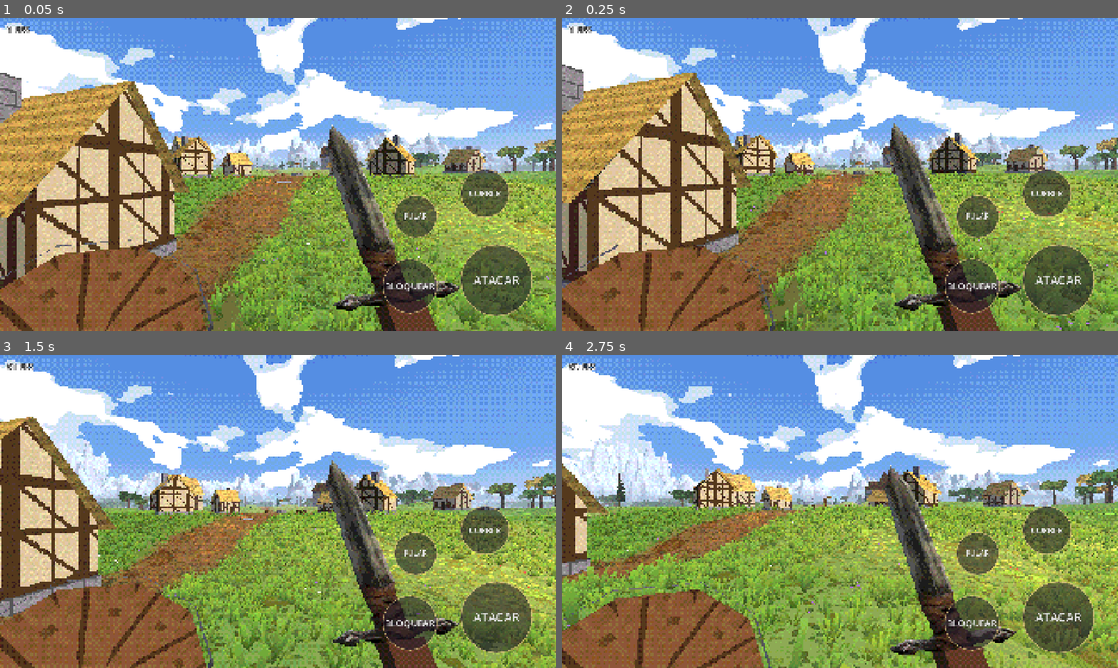
Above: before the commit, frames 1-4 (two rows, left to right).
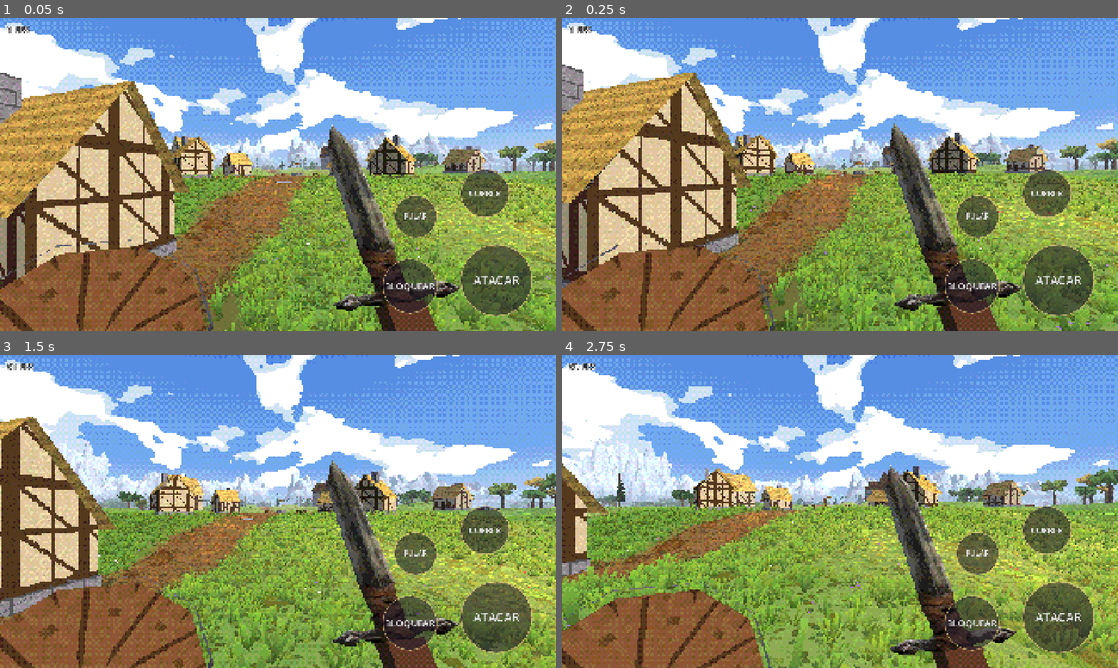
Above: after the commit, the same moments.

Repository: rhfazeredo-ops/Dallarian
Game: Godot game, scene res://cenas/mundo.tscn
The game is run twice, just before and just after one commit, with the same random seed, the same clock (stepped at 60 frames per second) and the same inputs.
Inputs (mouse positions are in pixels of both pictures, inside the frame that each line leads up to):
- Up to frame 1 (0.05 s): no input
- Up to frame 2 (0.25 s): no input
- Up to frame 3 (1.5 s): tap Enter at 0.5 s; move the mouse to (400, 495) at 0.52 s; hold Right (ui_right) 0.53-1.25 s; hold Shift 0.53-1.25 s; click (400, 495) at 0.67 s; tap Space at 0.77 s; drag from (166, 527) to (250, 574) at 1.27 s
- Up to frame 4 (2.75 s): move the mouse to (895, 442) at 2.02 s; hold Right (ui_right) from 2.03 s (still down); hold Shift from 2.03 s (still down)

The runs differ from the first frame. In frame 1, 0.7% of the frame differs, in the area x 38-100%, y 38-50%; in frame 2, 0.6%; in frame 3, 1.1%, in the area x 17-100%, y 37-49%; in frame 4, 1.0%.

Commit message:
Árvores só com cartões: desenho de galho com folhas de verdade
- Sem quadradinhos: cada cartão tem um galho curvo que afina e se divide, com cachos de folhas em formato
  de folha (oval com pontas finas e nervura), claras no alto do cacho e escuras embaixo.
- Dois desenhos de copa diferentes (metade das árvores cada) e um de arbusto.
- --desenhos salva os desenhos dos cartões em PNG (conferência).

Co-Authored-By: Claude Opus 5.5 <noreply@anthropic.com>
Claude-Session: https://claude.ai/code/session_01WFSuYSG1mTsBiEAWeNGYj8

Diff:
--- a/godot/scripts/floresta.gd
+++ b/godot/scripts/floresta.gd
@@ -1,7 +1,7 @@
 # Floresta com a técnica de "cartões" (alpha cards), a mesma usada em MMOs para ter muita árvore sem pesar:
 #  - tronco simples (poucos lados, abrindo na base) com alguns galhos;
 #  - a copa é feita de ~25 retângulos planos ("cartões") cruzados em ângulos diferentes, cada um com o desenho
-#    de um galho cheio de folhas com fundo transparente (gerado aqui, em pixel art);
+#    de um galho com cachos de folhas (formato de folha de verdade) e fundo transparente, gerado aqui;
 #  - pinheiros: andares de cartões de agulhas caídos para baixo em volta do tronco;
 #  - arbustos: 5 cartões cruzados.
 # A mesma árvore serve de perto e de longe (não precisa trocar), poucas centenas de triângulos cada.
@@ -24,13 +24,17 @@
 func montar(mundo) -> void:
 	m = mundo; reg = mundo.reg
 	_mat_cartao = {
-		"folhagem": _material(_tex_folhagem(96, 11)),
+		"folhagem": _material(_tex_folhagem(192, 11)),
+		"folhagem2": _material(_tex_folhagem(192, 21)),
 		"agulhas": _material(_tex_agulhas(128, 64, 12)),
-		"arbusto": _material(_tex_folhagem(64, 13, true)),
+		"arbusto": _material(_tex_folhagem(128, 13, true)),
 	}
+	if OS.get_cmdline_user_args().has("--desenhos"):
+		for k in _mat_cartao.keys():
+			var tx: ImageTexture = _mat_cartao[k].get_shader_parameter("tex"); tx.get_image().save_png("user://cartao_%s.png" % k)
 	malhas = {
 		"copa_a": [_tronco_copa(), _cartoes_copa(1)],
-		"copa_b": [null, _cartoes_copa(2)],
+		"copa_b": [null, _cartoes_copa(2, "folhagem2")],
 		"pinho": [_tronco_pinho(), _cartoes_pinho(3)],
 		"arbusto": [null, _cartoes_arbusto(4)],
 		"morta": [_tronco_copa(Color(0.55, 0.52, 0.48)), null],
@@ -54,27 +58,80 @@
 	for i in n + 1:
 		var p := a.lerp(b, float(i) / n); _px(im, int(p.x), int(p.y), l, w)
 
-# galho folhoso: gravetos escuros saindo de baixo e tufos de folhinhas quadradas nas pontas
+# galho folhoso: graveto curvo que afina e se divide (de baixo para cima), com cachos de folhas de verdade
+# (formato de folha: oval com ponta, nervura clara no meio) nas pontas e ao longo dos galhos.
+# Tons de cinza: a cor vem de cada árvore. Fundo transparente.
 func _tex_folhagem(t: int, seed: int, redondo := false) -> ImageTexture:
 	var rng := RandomNumberGenerator.new(); rng.seed = seed
 	var im := Image.create(t, t, true, Image.FORMAT_RGBA8); im.fill(Color(0, 0, 0, 0))
-	var base := Vector2(t * 0.5, t - 1)
-	var centros := []
-	for k in (7 if not redondo else 5):
-		var a := rng.randf_range(-PI * 0.85, -PI * 0.15) if not redondo else rng.randf() * TAU
-		var r := rng.randf_range(0.18, 0.36) * t
-		centros.append(Vector2(t * 0.5, t * 0.44) + Vector2(cos(a), sin(a)) * r)
-	if not redondo:
-		for c in centros: _linha(im, base.lerp(c, 0.35), base.lerp(c, 0.8), 0.3, 1)     # gravetos curtos (não viram "guarda-chuva")
-	var nf := int(t * t * 0.14)
-	for i in nf:
-		var c: Vector2 = centros[rng.randi() % centros.size()]
-		var p := c + Vector2(rng.randfn(0, 1), rng.randfn(0, 1)) * t * (0.085 if not redondo else 0.11)
-		var l := 0.62 + 0.42 * (1.0 - p.y / t) + rng.randf_range(-0.08, 0.08)
-		if rng.randf() < 0.12: l *= 0.7
-		_px(im, int(p.x), int(p.y), clampf(l, 0.3, 1.1), rng.randi_range(2, 3))
+	var pontas := []          # [posição, direção] onde nascem os cachos
+	var galhos := []          # [a, b, espessura]
+	var _ramo := func(rec: Callable, a: Vector2, dir: Vector2, comp: float, esp: float, nivel: int) -> void:
+		var p := a; var d := dir
+		var passos := 6
+		for i in passos:
+			d = d.rotated(rng.randf_range(-0.25, 0.25)).normalized()
+			var q := p + d * comp / passos
+			galhos.append([p, q, esp * (1.0 - float(i) / passos * 0.5)])
+			if nivel < 3 and i >= 2 and rng.randf() < 0.45:
+				var lado := 1.0 if rng.randf() < 0.5 else -1.0
+				rec.call(rec, q, d.rotated(lado * rng.randf_range(0.5, 1.0)), comp * rng.randf_range(0.45, 0.65), esp * 0.6, nivel + 1)
+			p = q
+		pontas.append([p, d])
+	if redondo:
+		for k in 6: _ramo.call(_ramo, Vector2(t * 0.5, t * 0.85), Vector2(0, -1).rotated(lerp(-1.2, 1.2, k / 5.0) + rng.randf_range(-0.15, 0.15)), t * 0.36, t * 0.022, 1)
+	else:
+		_ramo.call(_ramo, Vector2(t * 0.5, t * 0.98), Vector2(rng.randf_range(-0.15, 0.15), -1).normalized(), t * 0.62, t * 0.035, 0)
+	# gravetos (escuros)
+	for g in galhos: _traco(im, g[0], g[1], max(g[2], 1.0), 0.22)
+	# folhas: muitas nas pontas (cachos) e algumas ao longo dos galhos
+	var folhas := []
+	for pt in pontas:
+		var c: Vector2 = pt[0]
+		for k in 30:
+			var o := Vector2(rng.randfn(0, 1), rng.randfn(0, 1)) * t * 0.065
+			folhas.append([c + o, rng.randf() * TAU, -o.y / (t * 0.065)])
+	for g in galhos:
+		if rng.randf() < 0.5:
+			var p: Vector2 = g[0].lerp(g[1], rng.randf())
+			folhas.append([p + Vector2(rng.randfn(0, 1), rng.randfn(0, 1)) * t * 0.02, rng.randf() * TAU, 0.0])
+	# as de baixo/escuras primeiro, as de cima (claras) por cima
+	folhas.sort_custom(func(a, b): return a[2] < b[2])
+	for f in folhas:
+		var p: Vector2 = f[0]
+		var l: float = 0.55 + 0.35 * (1.0 - p.y / t) + 0.14 * clampf(f[2], -1.0, 1.0) + rng.randf_range(-0.08, 0.08)
+		_folha(im, p, f[1], t * rng.randf_range(0.045, 0.065), t * rng.randf_range(0.018, 0.026), clampf(l, 0.32, 1.1))
 	im.generate_mipmaps()
 	return ImageTexture.create_from_image(im)
+
+# graveto: traço com espessura
+func _traco(im: Image, a: Vector2, b: Vector2, esp: float, l: float) -> void:
+	var n := int(a.distance_to(b)) + 1
+	var r := esp * 0.5
+	for i in n + 1:
+		var p := a.lerp(b, float(i) / n)
+		for dy in range(int(-r) - 1, int(r) + 2):
+			for dx in range(int(-r) - 1, int(r) + 2):
+				if dx * dx + dy * dy <= r * r + 0.5:
+					var x := int(p.x) + dx; var y := int(p.y) + dy
+					if x >= 0 and y >= 0 and x < im.get_width() and y < im.get_height(): im.set_pixel(x, y, Color(l, l, l, 1))
+
+# uma folha: oval com as duas pontas finas (formato de folha), metade de um lado um tom mais clara (nervura)
+func _folha(im: Image, c: Vector2, ang: float, comp: float, larg: float, l: float) -> void:
+	var d := Vector2(cos(ang), sin(ang)); var n := Vector2(-d.y, d.x)
+	var r := int(comp) + 1
+	for dy in range(-r, r + 1):
+		for dx in range(-r, r + 1):
+			var q := Vector2(dx, dy)
+			var u := q.dot(d) / comp; var v := q.dot(n)
+			if abs(u) > 1.0: continue
+			var meia: float = larg * sqrt(max(0.0, 1.0 - u * u)) * (1.0 - 0.35 * max(u, 0.0))   # mais fina na ponta
+			if abs(v) > meia: continue
+			var x := int(c.x) + dx; var y := int(c.y) + dy
+			if x < 0 or y < 0 or x >= im.get_width() or y >= im.get_height(): continue
+			var tom := l * (1.08 if v > 0.0 else 0.9)
+			if abs(v) < 0.6 and u > -0.8: tom = l * 1.15                                     # nervura
+			im.set_pixel(x, y, Color(tom, tom, tom, 1))
 
 # galho de pinheiro visto de cima: graveto no meio (esquerda = tronco) e agulhas para os lados
 func _tex_agulhas(w: int, h: int, seed: int) -> ImageTexture:
@@ -114,7 +171,7 @@
 	var mesh := ArrayMesh.new(); st.set_material(m.mat("casca", 1.0, cor)); st.commit(mesh)
 	return mesh
 
-func _cartoes_copa(seed: int) -> ArrayMesh:
+func _cartoes_copa(seed: int, tex := "folhagem") -> ArrayMesh:
 	var rng := RandomNumberGenerator.new(); rng.seed = seed
 	var st := SurfaceTool.new(); st.begin(Mesh.PRIMITIVE_TRIANGLES)
 	var centro := Vector3(0, 4.9, 0)
@@ -135,7 +192,7 @@
 		_cartao(st, p, lado, cima, Vector2(tam, tam), tom)
 		# cruzado: o mesmo lugar, girado 90° em volta do "cima" (vê-se cheio de qualquer lado)
 		if rng.randf() < 0.55: _cartao(st, p, lado.rotated(cima, PI / 2), cima, Vector2(tam, tam) * 0.9, tom * 0.92)
-	var mesh := ArrayMesh.new(); st.set_material(_mat_cartao["folhagem"]); st.commit(mesh)
+	var mesh := ArrayMesh.new(); st.set_material(_mat_cartao[tex]); st.commit(mesh)
 	return mesh
 
 func _tronco_pinho() -> ArrayMesh:
Not shown, changed: .claude/skills/time-jogos-godot/tecnicas.md
